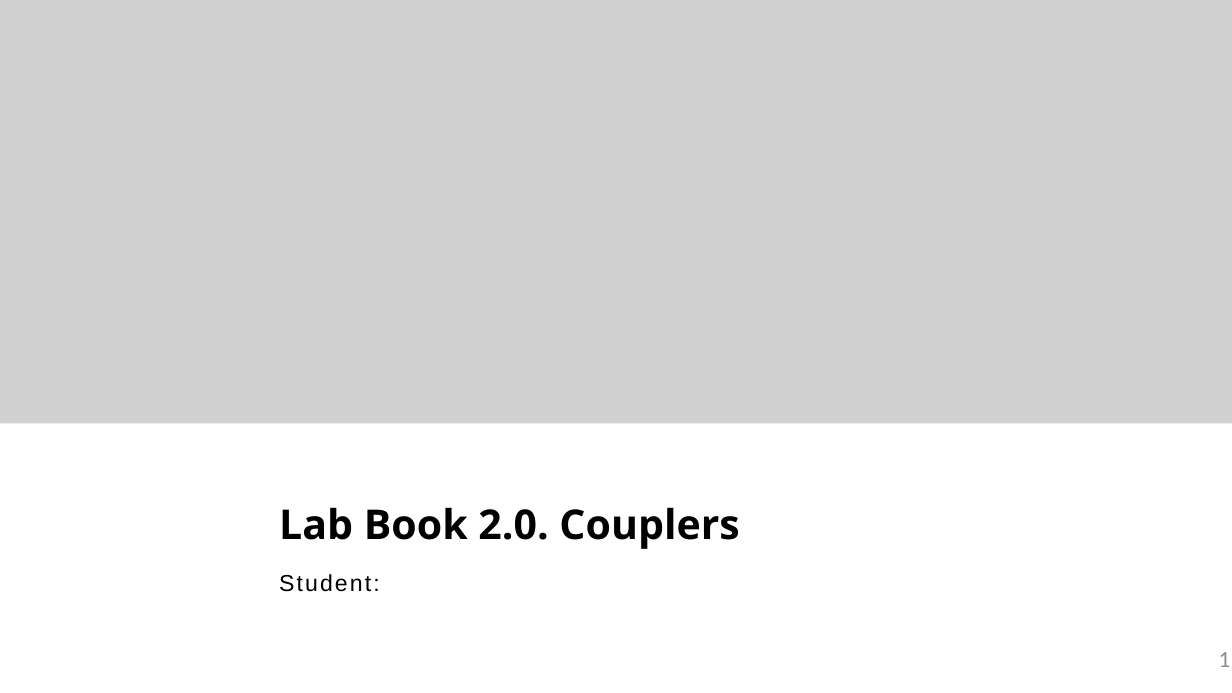
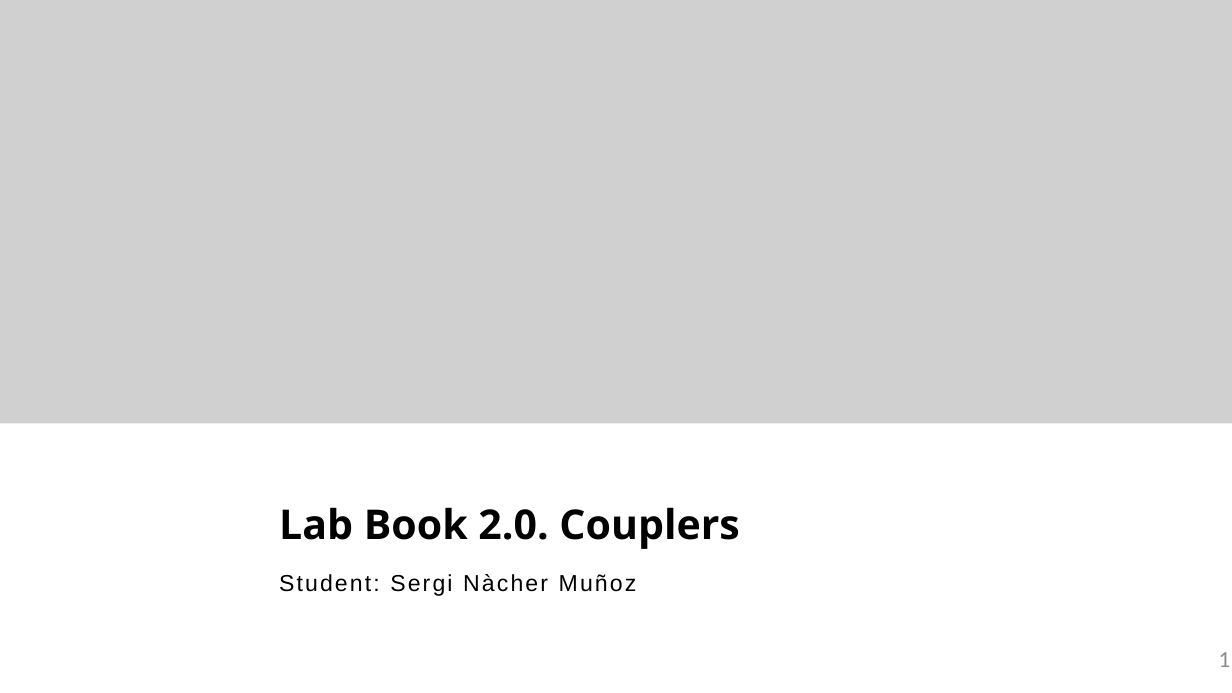
Before and after one commit to snacmuo/pic-upv-lab2, a slide deck: slide 1 of LabBook_20.pptx. Drawn at 1232x693 pixels with LibreOffice and Linux fonts; fonts in the diff are those of the drawing; grey boxes stand for pictures; background and template pictures are left out. Boxes give left, top, right and bottom in pixels: in the first picture for what was removed or moved away, otherwise in the second. Text is boxed around its words. In the diff, an @@ line names an element or a change of style, - is before the commit and + after.

```diff
--- a/LabBook_20.pptx
+++ b/LabBook_20.pptx
@@ text at (279,574,637,596): text changed @@
-Student:
+Student: Sergi Nàcher Muñoz
```
Also in this commit, not shown: 1 other slide changed, 1 other file.
